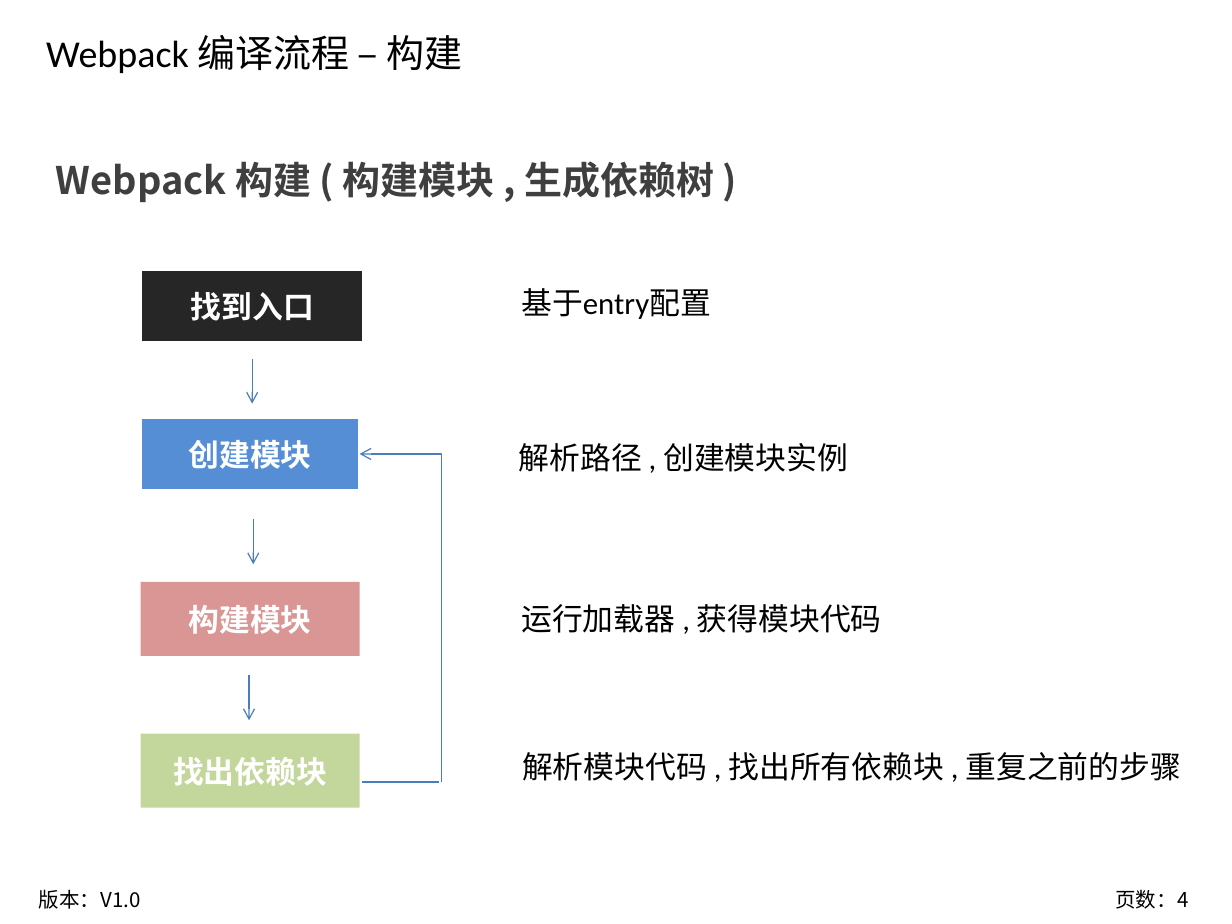
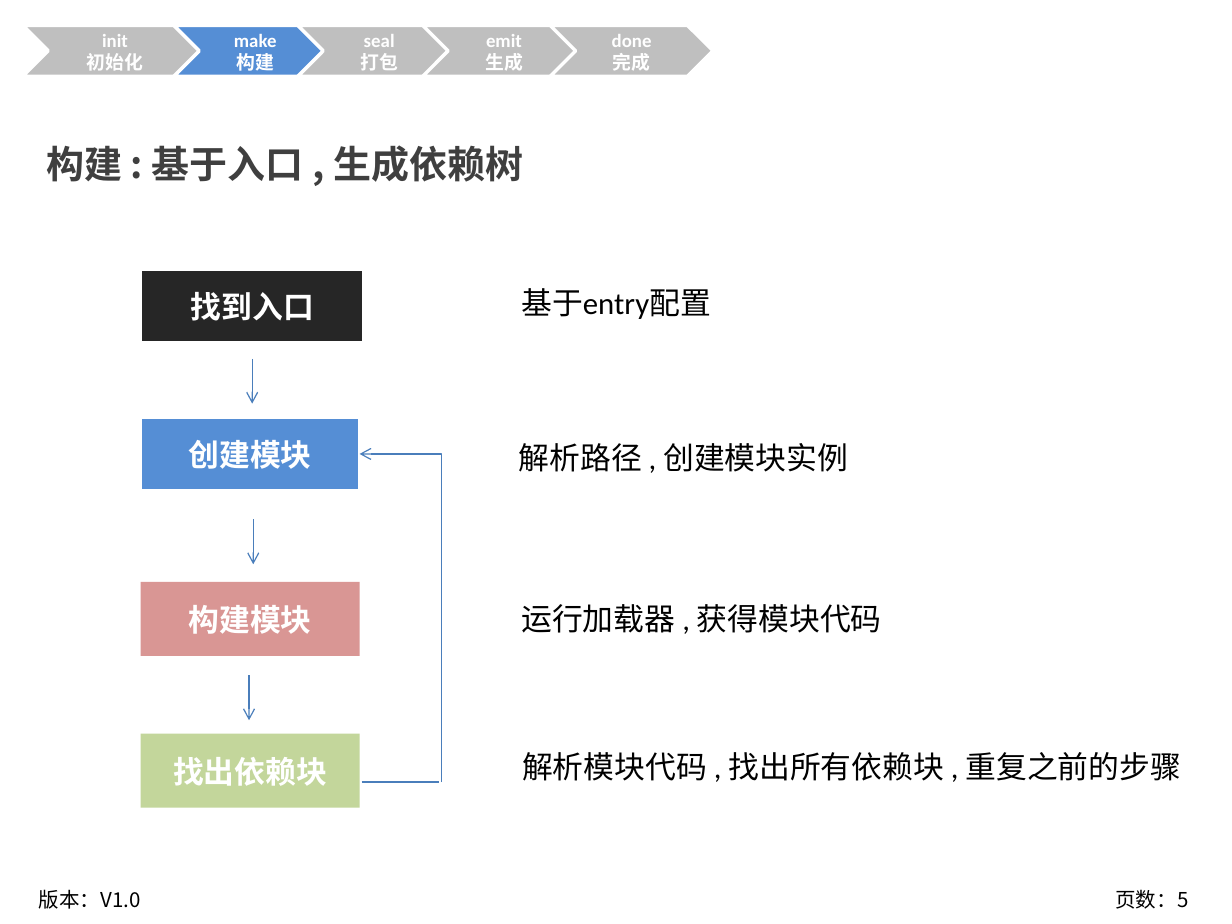
Before and after one commit to tyosssss/learning-webpack, a slide deck: slide 5 of doc/2.Webpack 编译流程概述.pptx (slide 4 before the commit). Drawn at 1232x924 pixels with LibreOffice and Linux fonts; fonts in the diff are those of the drawing; background and template pictures are left out. Boxes give left, top, right and bottom in pixels: in the first picture for what was removed or moved away, otherwise in the second. Text is boxed around its words. In the diff, an @@ line names an element or a change of style, - is before the commit and + after.

```diff
--- a/doc/2.Webpack 编译流程概述.pptx
+++ b/doc/2.Webpack 编译流程概述.pptx
@@ group added at (22,26,713,76): 5 chevrons @@
+init
+初始化
+make
+构建
+seal
+打包
+emit
+生成
+done
+完成
@@ text removed at (46,35,463,73) @@
-Webpack 编译流程 – 构建
@@ text at (46,145,523,182): text changed @@
-Webpack 构建 ( 构建模块 , 生成依赖树 )
+构建 : 基于入口 , 生成依赖树
@@ page number at (1115,889,1188,909): text changed @@
-页数：4
+页数：5
```
Also in this commit, not shown: 9 other slides changed, 1 slide added, 1 other file.
